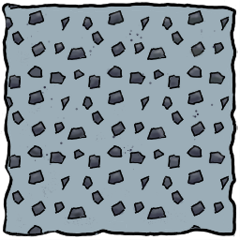
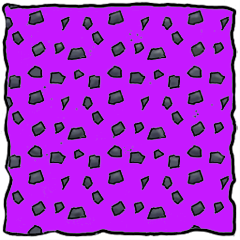
Layered file, before and after one edit (240 x 240). Changes by layer:
painted on "Layer 10 Merged" over [5,6,233,234]
